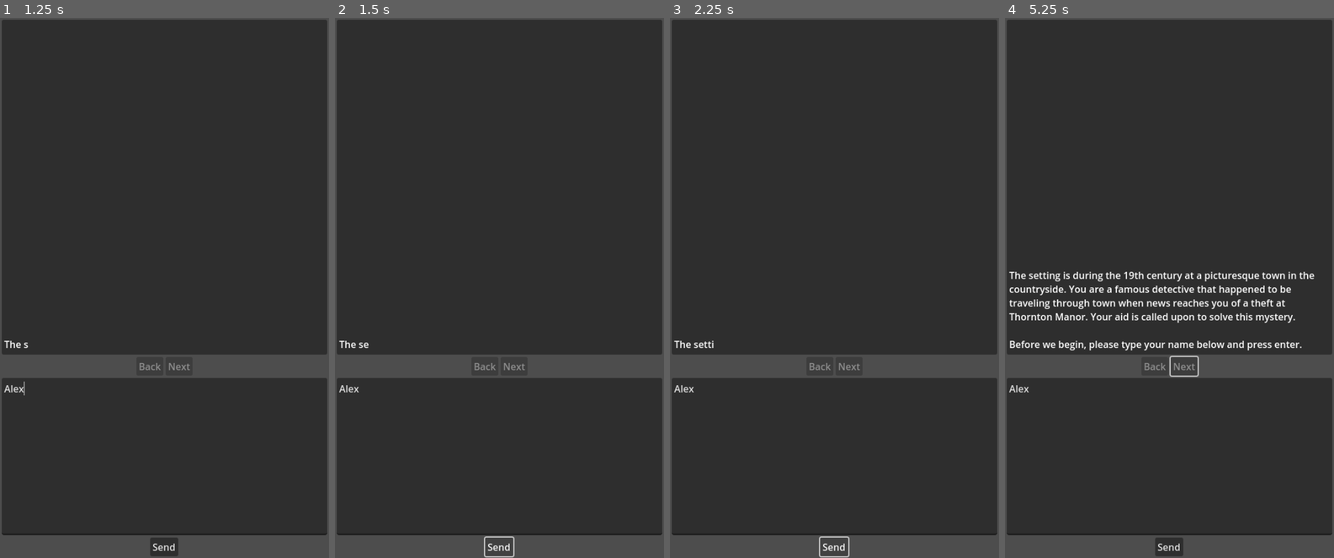
Above: before the commit, frames 1-4 (left to right).
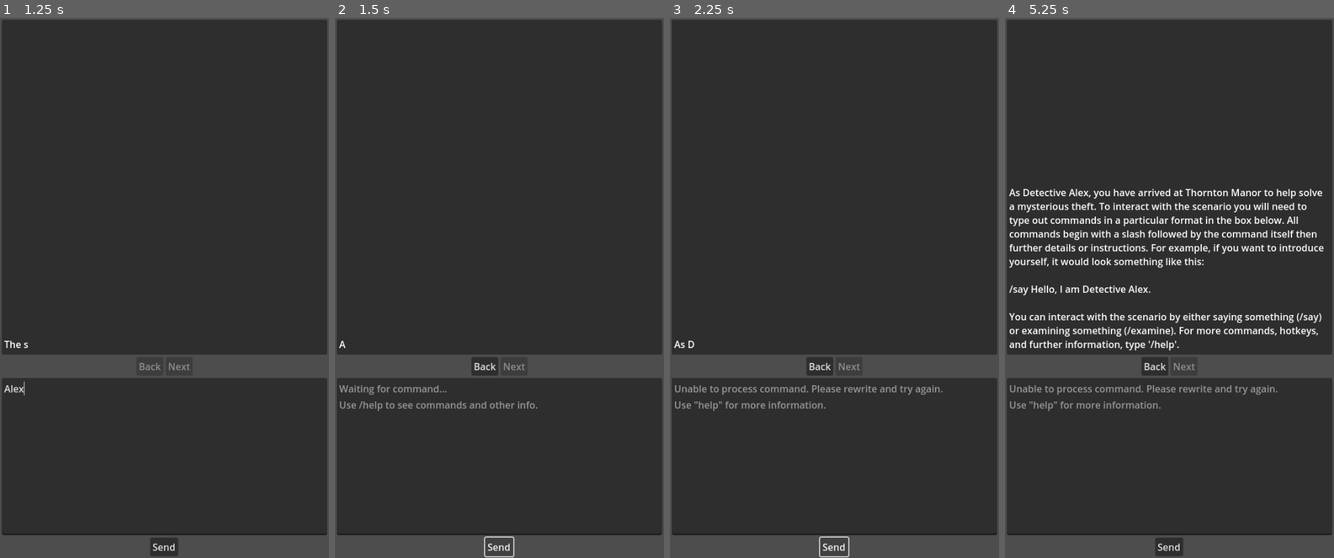
Above: after the commit, the same moments.

Repository: edmundmtang/gpt_mystery_game
Game: Godot game, scene res://Main.tscn
The game is run twice, just before and just after one commit, with the same random seed, the same clock (stepped at 60 frames per second) and the same inputs.
Inputs (mouse positions are in pixels of both pictures, inside the frame that each line leads up to):
- Up to frame 1 (1.25 s): click (164, 455) at 0.52 s; type "Alex" at 0.6 s
- Up to frame 2 (1.5 s): click "Send" at 1.25 s
- Up to frame 3 (2.25 s): click "Send" at 2 s
- Up to frame 4 (5.25 s): click "Send" at 2.75 s; click (1156, 363) at 3.5 s, where only the run after the commit has a clickable "Back"; click (1182, 363) at 4.25 s, where only the run after the commit has a clickable "Next"; tap Enter at 5 s; move the mouse to (1241, 261) at 5.02 s; click (1241, 261) at 5.17 s

Frame 1 is identical in both runs. In frame 2, 0.7% of the frame differs, in the area x 1-62%, y 59-73%; in frame 3, 1.0%; in frame 4, 8.8%, in the area x 1-97%, y 31-73%.
Error in both runs: Cannot call method 'get_as_text' on a null value. (res://lm/OpenAI_API.gd:9)

Commit message:
Attach typing/clicking sounds to interactions with the UI and changes to the display.

Diff:
--- a/godot/Main.gd
+++ b/godot/Main.gd
@@ -75,6 +75,7 @@
     )
 
 func handle_navigation_event(type: int) -> void:
+    display_box.typing_sound.play_random()
     match type:
         DisplayBox.navigation.INSTRUCTIONS:
             if GameState.debug:
--- a/godot/ui/DisplayBox.gd
+++ b/godot/ui/DisplayBox.gd
@@ -57,17 +57,20 @@
     back_button.pressed.connect(
         func() -> void:
             navigation_event.emit(navigation.BACK)
-            typing_sound.play_sound(4)
     )
     next_button.pressed.connect(
         func() -> void:
             navigation_event.emit(navigation.NEXT)
-            typing_sound.play_sound(4)
     )
     text_panel.resized.connect(
         func() -> void:
             text_scroll.scroll_vertical += 50 # Arbitrarily num
     )
+
+    back_button.button_down.connect(typing_sound.play_random)
+    back_button.button_up.connect(typing_sound.play_random)
+    next_button.button_down.connect(typing_sound.play_random)
+    next_button.button_up.connect(typing_sound.play_random)
 
 func start_scenario():
     # Clear player name
--- a/godot/ui/InputBox.gd
+++ b/godot/ui/InputBox.gd
@@ -5,6 +5,7 @@
 signal navigation_event(event_id: int)
 @onready var text_box = %TextBox
 @onready var send_button = %SendButton
+@onready var typing_sound = %TypingSound
 
 enum placeholder_state {
     DEFAULT,
@@ -14,11 +15,15 @@
 
 func _ready() -> void:
     set_start_state()
+    send_button.button_down.connect(typing_sound.play_random)
+    send_button.button_up.connect(typing_sound.play_random)
+    send_button.pressed.connect(process_command)
 
 func set_start_state() -> void:
     set_placeholder_text(placeholder_state.NAME)
 
 func process_command() -> void:
+    typing_sound.play_random()
     set_placeholder_text(placeholder_state.DEFAULT)
     if GameState.player_name == "":
         update_player_name()
--- a/godot/ui/InputBox.tscn
+++ b/godot/ui/InputBox.tscn
@@ -42,3 +42,4 @@
 text = "Send"
 
 [node name="TypingSound" parent="." instance=ExtResource("2_s8cx4")]
+unique_name_in_owner = true
